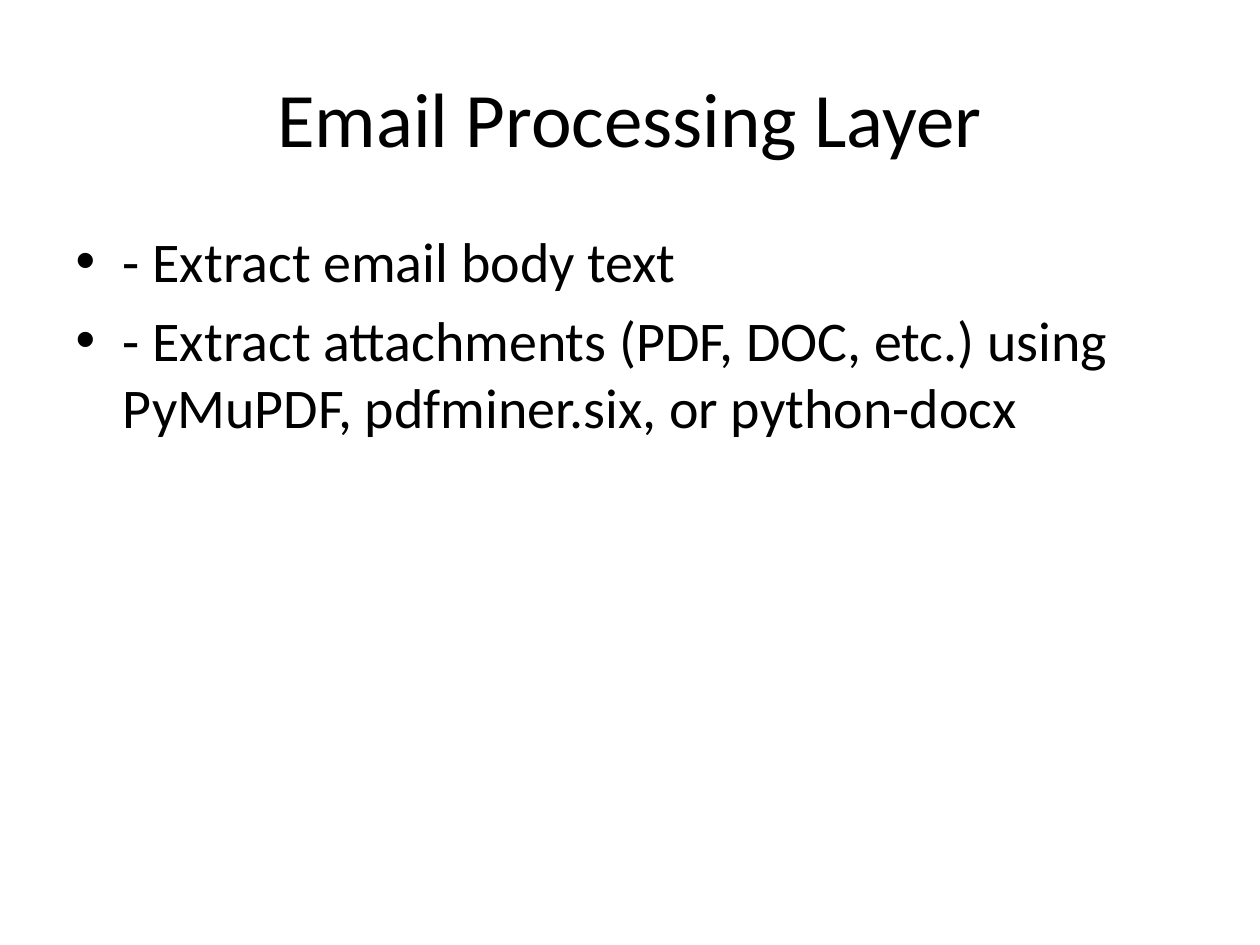
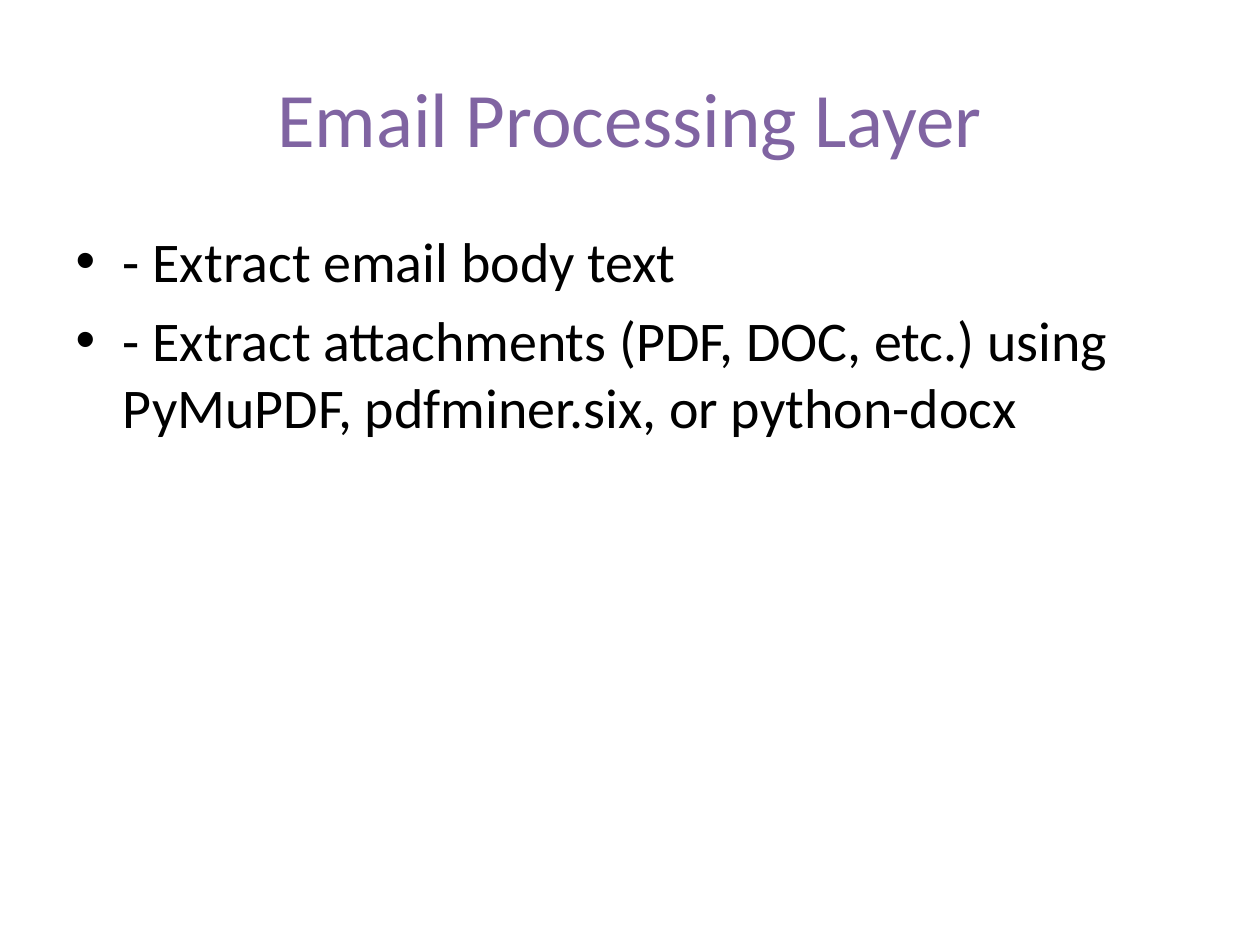
Before and after one commit to ewfx/gaied-binary-brains, a slide deck: slide 5 of artifacts/demo/BinaryBrains_GAIED.pptx (slide 3 before the commit). Drawn at 1260x945 pixels with LibreOffice and Linux fonts; fonts in the diff are those of the drawing. Boxes give left, top, right and bottom in pixels: in the first picture for what was removed or moved away, otherwise in the second. Text is boxed around its words. In the diff, an @@ line names an element or a change of style, - is before the commit and + after.

```diff
--- a/artifacts/demo/BinaryBrains_GAIED.pptx
+++ b/artifacts/demo/BinaryBrains_GAIED.pptx
@@ title "Email Processing Layer" at [277, 93, 982, 160]: text colour #000000 to #8064A2 @@
```
Also in this commit, not shown: 4 other slides changed, 2 slides added, 2 slides removed, 10 other files.
